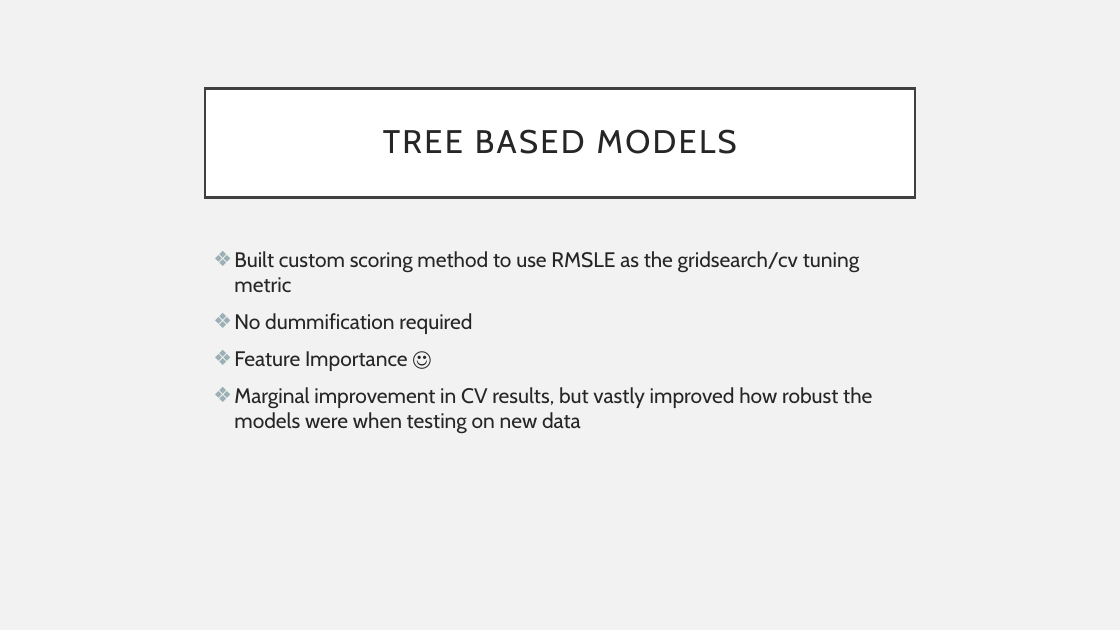
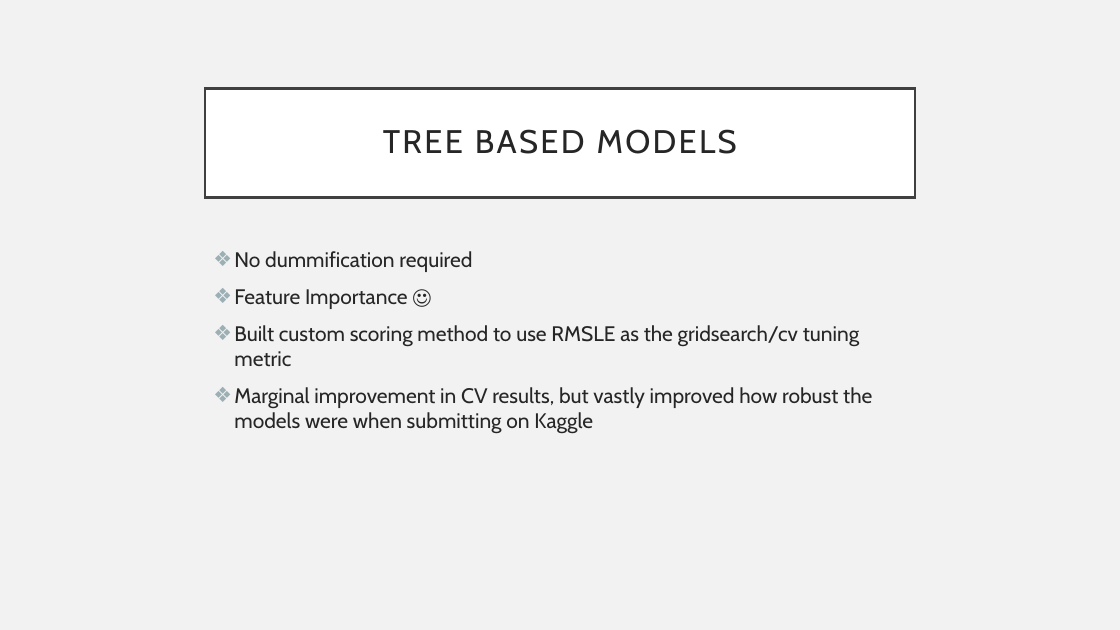
Before and after one commit to bbotzheim/ML_Kaggle_Competition_House_Prices, a slide deck: slide 13 of Project_Presentation.pptx. Drawn at 1120x630 pixels with LibreOffice and Linux fonts; fonts in the diff are those of the drawing. Boxes give left, top, right and bottom in pixels: in the first picture for what was removed or moved away, otherwise in the second. Text is boxed around its words. In the diff, an @@ line names an element or a change of style, - is before the commit and + after.

```diff
--- a/Project_Presentation.pptx
+++ b/Project_Presentation.pptx
@@ text at (234,251,859,293): paragraph removed @@
-❖ Built custom scoring method to use RMSLE as the gridsearch/cv tuning metric
@@ text at (234,325,872,434): text changed @@
-❖ Marginal improvement in CV results, but vastly improved how robust the models were when testing on new data
+❖ Built custom scoring method to use RMSLE as the gridsearch/cv tuning metric
+❖ Marginal improvement in CV results, but vastly improved how robust the models were when submitting on Kaggle
```
Also in this commit, not shown: 5 other slides changed, 1 other file.
